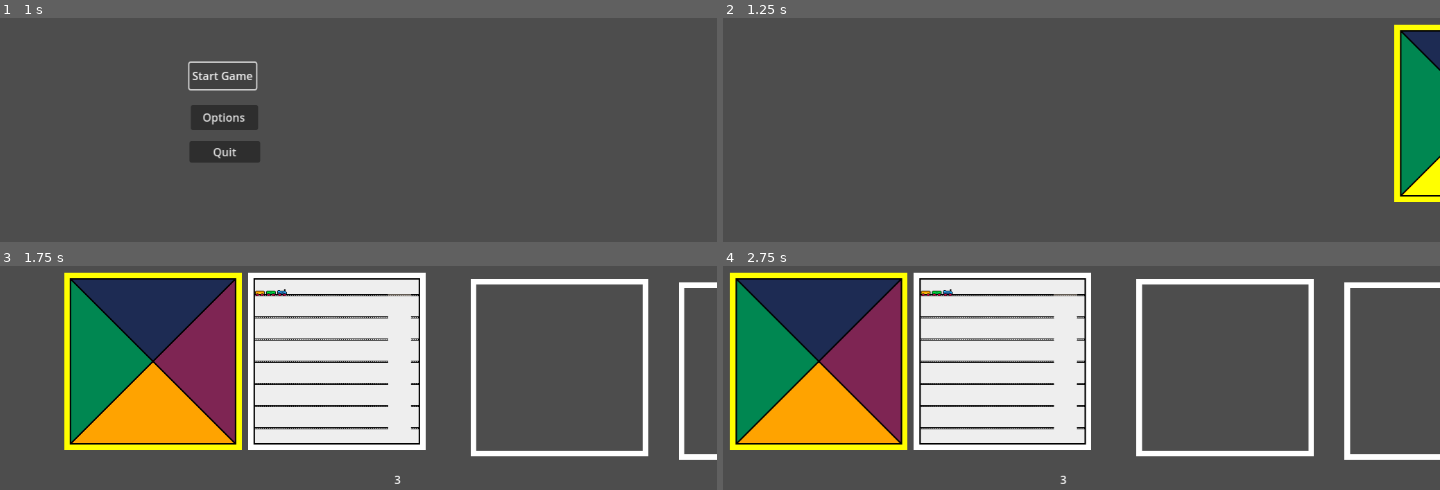
Above: before the commit, frames 1-4 (two rows, left to right).
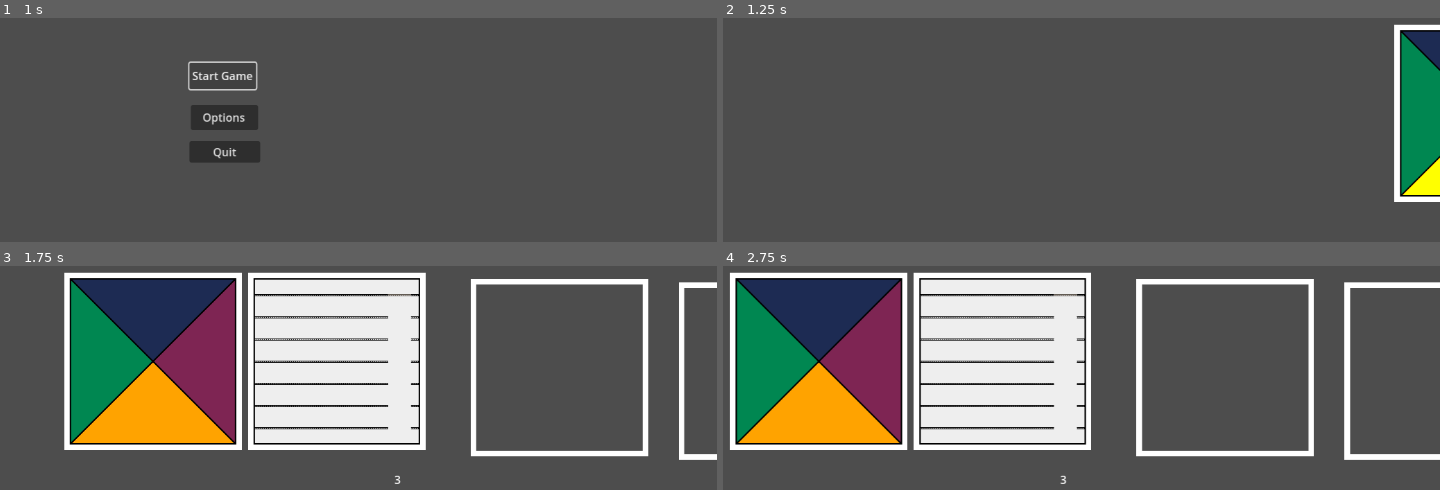
Above: after the commit, the same moments.

Repository: rikhall1515/2k24_gamejam
Game: Godot game, scene res://Nodes/Levels/game_engine.tscn
Same seed, same stepped clock (60 frames per second), same inputs: the game is played once before the commit and once after it.
Inputs (mouse positions are in pixels of both pictures, inside the frame that each line leads up to):
- Up to frame 1 (1 s): click "Start Game" at 0.5 s
- Up to frame 2 (1.25 s): no input
- Up to frame 3 (1.75 s): move the mouse to (494, 386) at 1.27 s; click (494, 386) at 1.42 s
- Up to frame 4 (2.75 s): move the mouse to (837, 362) at 2.02 s; click (837, 362) at 2.17 s

Frame 1 is identical in both runs. In frame 2, 1.0% of the frame differs, in the area x 93-100%, y 2-83%; in frame 3, 2.8%; in frame 4, 2.9%, in the area x 0-33%, y 2-83%.

Commit message:
Added additional art + Restructure

Diff:
--- a/Nodes/Minigames/base_node.tscn
+++ b/Nodes/Minigames/base_node.tscn
@@ -1,9 +1,8 @@
-[gd_scene load_steps=9 format=3 uid="uid://bwhr7r1m5b7cq"]
+[gd_scene load_steps=8 format=3 uid="uid://bwhr7r1m5b7cq"]
 
 [ext_resource type="Script" path="res://Nodes/Minigames/BaseNode.gd" id="1_wddpq"]
 [ext_resource type="Texture2D" uid="uid://cef8o21udfh0s" path="res://Resource/Sprites/Minigame border.png" id="2_1tlg7"]
-[ext_resource type="Texture2D" uid="uid://bfe2juslc1cey" path="res://Resource/Sprites/Minigame Cover.png" id="3_fue46"]
-[ext_resource type="Texture2D" uid="uid://d3qkatf38sc4c" path="res://Resource/Sprites/Trains/Trains.png" id="4_2hkfh"]
+[ext_resource type="Texture2D" uid="uid://bfe2juslc1cey" path="res://Resource/Sprites/SimonSays/Minigame Cover.png" id="3_3yiq3"]
 
 [sub_resource type="RectangleShape2D" id="RectangleShape2D_mne86"]
 size = Vector2(256, 256)
@@ -59,15 +58,12 @@
 
 [node name="Cover" type="Sprite2D" parent="."]
 modulate = Color(0, 0, 0, 0)
-texture = ExtResource("3_fue46")
+texture = ExtResource("3_3yiq3")
 
 [node name="AnimationPlayer" type="AnimationPlayer" parent="Cover"]
 libraries = {
 "": SubResource("AnimationLibrary_26043")
 }
 
-[node name="Sprite2D" type="Sprite2D" parent="."]
-texture = ExtResource("4_2hkfh")
-
 [connection signal="mouse_entered" from="Border/Area2D" to="." method="_on_area_2d_mouse_entered"]
 [connection signal="mouse_exited" from="Border/Area2D" to="." method="_on_area_2d_mouse_exited"]
--- a/Nodes/Minigames/rails.tscn
+++ b/Nodes/Minigames/rails.tscn
@@ -9,8 +9,5 @@
 [node name="Background" type="Sprite2D" parent="." index="2"]
 texture = ExtResource("2_1rqku")
 
-[node name="Sprite2D" parent="." index="3"]
-position = Vector2(-95, -96)
-
-[node name="Sprite2D2" type="Sprite2D" parent="." index="4"]
+[node name="Sprite2D2" type="Sprite2D" parent="." index="3"]
 texture = ExtResource("4_tcww1")
--- a/Nodes/Minigames/simon_says.tscn
+++ b/Nodes/Minigames/simon_says.tscn
@@ -1,11 +1,11 @@
-[gd_scene load_steps=14 format=3 uid="uid://c0lv2d15krtlw"]
+[gd_scene load_steps=14 format=3 uid="uid://c0pof6ud7fgg"]
 
 [ext_resource type="Texture2D" uid="uid://cef8o21udfh0s" path="res://Resource/Sprites/Minigame border.png" id="1_1ko8e"]
 [ext_resource type="Script" path="res://Nodes/Minigames/BaseNode.gd" id="1_u0gq8"]
 [ext_resource type="Script" path="res://Nodes/Minigames/simon_says.gd" id="1_ysp3q"]
-[ext_resource type="Texture2D" uid="uid://cgu60b81e4nhs" path="res://Resource/Sprites/Minigame SimonSays.png" id="2_hmqvv"]
-[ext_resource type="Texture2D" uid="uid://cvni81wuh3q10" path="res://Resource/Sprites/Minigame SimonSaysTriangle.png" id="4_lh3wg"]
-[ext_resource type="Texture2D" uid="uid://bfe2juslc1cey" path="res://Resource/Sprites/Minigame Cover.png" id="6_xikdu"]
+[ext_resource type="Texture2D" uid="uid://cgu60b81e4nhs" path="res://Resource/Sprites/SimonSays/Minigame SimonSays.png" id="4_pp3f2"]
+[ext_resource type="Texture2D" uid="uid://cvni81wuh3q10" path="res://Resource/Sprites/SimonSays/Minigame SimonSaysTriangle.png" id="5_uai1c"]
+[ext_resource type="Texture2D" uid="uid://bfe2juslc1cey" path="res://Resource/Sprites/SimonSays/Minigame Cover.png" id="6_ehdxx"]
 
 [sub_resource type="RectangleShape2D" id="RectangleShape2D_au75f"]
 size = Vector2(256, 256)
@@ -92,7 +92,6 @@
 script = ExtResource("1_u0gq8")
 
 [node name="Border" type="Sprite2D" parent="."]
-modulate = Color(1, 1, 0, 1)
 texture = ExtResource("1_1ko8e")
 
 [node name="Area2D" type="Area2D" parent="Border"]
@@ -131,11 +130,11 @@
 polygon = PackedVector2Array(118, -116, 2, -1, 2, 1, 118, 116)
 
 [node name="SimonSays" type="Sprite2D" parent="SimonSays"]
-texture = ExtResource("2_hmqvv")
+texture = ExtResource("4_pp3f2")
 
 [node name="UpLight" type="PointLight2D" parent="SimonSays"]
 energy = 0.0
-texture = ExtResource("4_lh3wg")
+texture = ExtResource("5_uai1c")
 
 [node name="AnimationPlayer" type="AnimationPlayer" parent="SimonSays/UpLight"]
 libraries = {
@@ -145,7 +144,7 @@
 [node name="RightLight" type="PointLight2D" parent="SimonSays"]
 rotation = 1.5708
 energy = 0.0
-texture = ExtResource("4_lh3wg")
+texture = ExtResource("5_uai1c")
 
 [node name="AnimationPlayer" type="AnimationPlayer" parent="SimonSays/RightLight"]
 libraries = {
@@ -155,7 +154,7 @@
 [node name="DownLight" type="PointLight2D" parent="SimonSays"]
 rotation = 3.14159
 energy = 0.0
-texture = ExtResource("4_lh3wg")
+texture = ExtResource("5_uai1c")
 
 [node name="AnimationPlayer" type="AnimationPlayer" parent="SimonSays/DownLight"]
 libraries = {
@@ -165,7 +164,7 @@
 [node name="LeftLight" type="PointLight2D" parent="SimonSays"]
 rotation = -1.5708
 energy = 0.0
-texture = ExtResource("4_lh3wg")
+texture = ExtResource("5_uai1c")
 
 [node name="AnimationPlayer" type="AnimationPlayer" parent="SimonSays/LeftLight"]
 libraries = {
@@ -192,7 +191,7 @@
 
 [node name="Sprite2D" type="Sprite2D" parent="."]
 modulate = Color(0, 0, 0, 0)
-texture = ExtResource("6_xikdu")
+texture = ExtResource("6_ehdxx")
 
 [node name="AnimationPlayer" type="AnimationPlayer" parent="Sprite2D"]
 libraries = {
Not shown: 1 places in Nodes/Levels/game_engine.tscn that only renumber resources
Binary file added: Resource/Aseprite/Minigame Pong.aseprite
Renamed: Resource/Sprites/Trains/ScetchArt.aseprite -> Resource/Aseprite/Minigame Trains.aseprite
Binary file added: Resource/Aseprite/Minigame Undertale.aseprite
Binary file added: Resource/Sprites/Pong/Background.png
Not shown, added: Resource/Sprites/Pong/Background.png.import
Binary file added: Resource/Sprites/Pong/Ball.png
Not shown, added: Resource/Sprites/Pong/Ball.png.import
Binary file added: Resource/Sprites/Pong/PaddleLong.png
Not shown, changed: Resource/Sprites/Pong/PaddleLong.png.import
Binary file added: Resource/Sprites/Pong/PaddleMedium.png
Not shown, added: Resource/Sprites/Pong/PaddleMedium.png.import
(and 20 more such lines)
